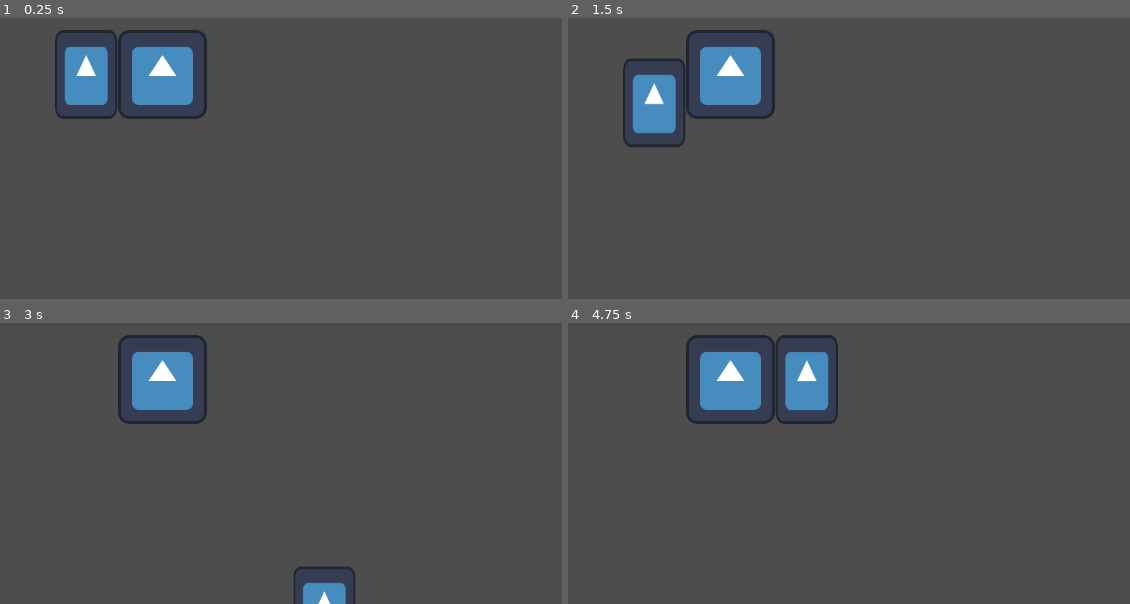
Above: before the commit, frames 1-4 (two rows, left to right).
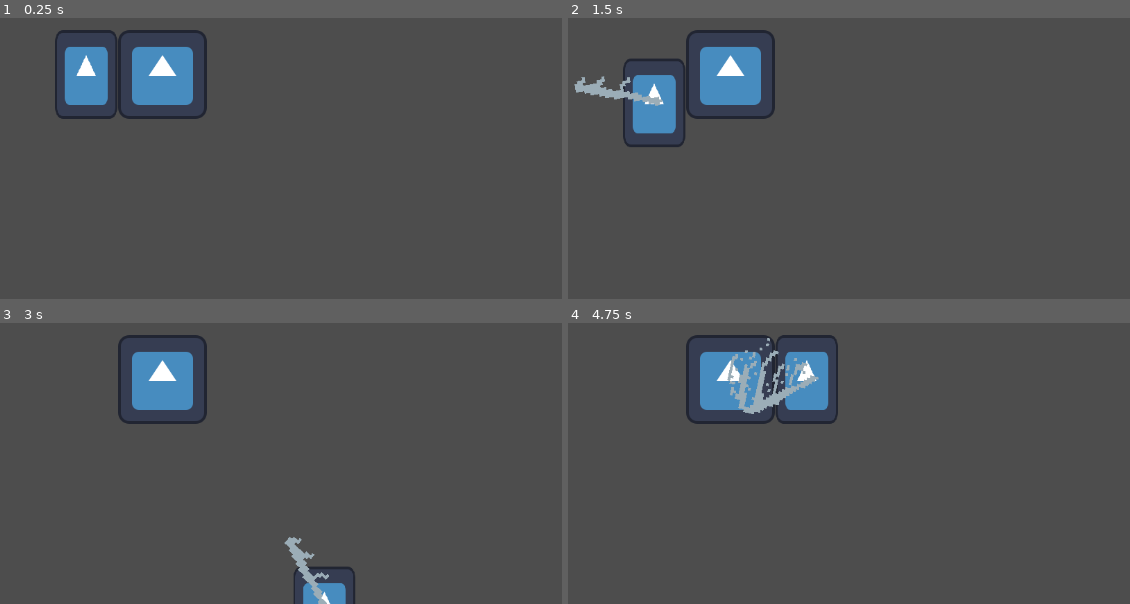
Above: after the commit, the same moments.

Repository: KxUgh/The-Absolution
Game: Godot game, scene res://main.tscn
The game is run twice, just before and just after one commit, with the same random seed, the same clock (stepped at 60 frames per second) and the same inputs. The engine's default icon, where the game draws it, is replaced by a stand-in: a white triangle on a blue panel in a dark square.
Inputs (mouse positions are in pixels of both pictures, inside the frame that each line leads up to):
- Up to frame 1 (0.25 s): no input
- Up to frame 2 (1.5 s): tap Enter at 0.5 s; move the mouse to (905, 51) at 0.52 s; hold D (right) 0.53-1.28 s; click (905, 51) at 0.6 s; move the mouse to (568, 96) at 1.27 s; hold S (down) from 1.28 s (still down); click (568, 96) at 1.35 s
- Up to frame 3 (3 s): move the mouse to (outside the picture) at 2.02 s; release S (down) at 2.03 s; hold D (right) 2.03-2.78 s; click (outside the picture) at 2.1 s; move the mouse to (123, 469) at 2.77 s; hold W (up) from 2.78 s (still down); click (123, 469) at 2.85 s
- Up to frame 4 (4.75 s): move the mouse to (972, 446) at 3.52 s; release W (up) at 3.53 s; hold A (left) from 3.53 s (still down); click (972, 446) at 3.6 s; move the mouse to (outside the picture) at 4.27 s; click (outside the picture) at 4.35 s

The runs differ from the first frame. In frame 1, less than 0.1% of the frame differs, in the area x 13-17%, y 13-20%; in frame 2, 0.6%; in frame 3, 0.5%; in frame 4, 1.2%, in the area x 28-45%, y 5-33%.

Commit message:
Add weapon system

Diff:
--- /dev/null
+++ b/attack.gd
@@ -0,0 +1,2 @@
+class_name Attack
+extends Area2D
--- a/player.gd
+++ b/player.gd
@@ -2,8 +2,13 @@
 
 @export var speed: float
 @export var acceleration: float
+@export var weapon: Weapon
+@export var attack_cooldown: float
+
+@onready var since_last_attack: float = 0
 
 func _physics_process(delta: float) -> void:
+	since_last_attack += delta
 
 	# Get movement input from player
 	# -1 <= x_direction, ydirection <= 1
@@ -15,3 +20,7 @@
 	velocity = lerp(velocity,speed * direction, acceleration * delta)
 
 	move_and_slide()
+
+	if Input.is_action_just_pressed("attack"):
+		var mouse_position: Vector2 = get_global_mouse_position()
+		weapon.attack(position,mouse_position)
--- a/player.tscn
+++ b/player.tscn
@@ -1,15 +1,18 @@
-[gd_scene load_steps=4 format=3 uid="uid://dxregbveel1vb"]
+[gd_scene load_steps=5 format=3 uid="uid://dv80f7odxptib"]
 
 [ext_resource type="Script" path="res://player.gd" id="1_lyb3v"]
 [ext_resource type="Texture2D" uid="uid://b3nihxsijlr51" path="res://icon.svg" id="2_odklq"]
+[ext_resource type="PackedScene" uid="uid://dlxjd57unamns" path="res://sword.tscn" id="3_jdqdq"]
 
 [sub_resource type="RectangleShape2D" id="RectangleShape2D_2r00u"]
 size = Vector2(90, 128)
 
-[node name="Player" type="CharacterBody2D"]
+[node name="Player" type="CharacterBody2D" node_paths=PackedStringArray("weapon")]
 script = ExtResource("1_lyb3v")
 speed = 500.0
 acceleration = 5.0
+weapon = NodePath("Sword")
+attack_cooldown = 0.5
 
 [node name="CollisionShape2D" type="CollisionShape2D" parent="."]
 shape = SubResource("RectangleShape2D_2r00u")
@@ -17,3 +20,5 @@
 [node name="Sprite2D" type="Sprite2D" parent="."]
 scale = Vector2(0.7, 1)
 texture = ExtResource("2_odklq")
+
+[node name="Sword" parent="." instance=ExtResource("3_jdqdq")]
--- a/project.godot
+++ b/project.godot
@@ -41,8 +41,14 @@
 , Object(InputEventKey,"resource_local_to_scene":false,"resource_name":"","device":-1,"window_id":0,"alt_pressed":false …(186 unchanged characters)…
 ]
 }
+attack={
+"deadzone": 0.5,
+"events": [Object(InputEventMouseButton,"resource_local_to_scene":false,"resource_name":"","device":-1,"window_id":0,"alt_pressed":false,"shift_pressed":false,"ctrl_pressed":false,"meta_pressed":false,"button_mask":0,"position":Vector2(0, 0),"global_position":Vector2(0, 0),"factor":1.0,"button_index":1,"canceled":false,"pressed":false,"double_click":false,"script":null)
+]
+}
 
 [rendering]
 
+textures/canvas_textures/default_texture_filter=0
 renderer/rendering_method="gl_compatibility"
 renderer/rendering_method.mobile="gl_compatibility"
--- /dev/null
+++ b/slash.gd
@@ -0,0 +1,7 @@
+extends Attack
+
+@export var sprite: AnimatedSprite2D
+
+func _process(_delta: float) -> void:
+	if not sprite.is_playing():
+		queue_free()
--- /dev/null
+++ b/slash.tscn
@@ -0,0 +1,71 @@
+[gd_scene load_steps=11 format=3 uid="uid://dwsclgjodu1x2"]
+
+[ext_resource type="Texture2D" uid="uid://bp8n8igocm65b" path="res://slash.png" id="1_1tbr3"]
+[ext_resource type="Script" path="res://slash.gd" id="1_a0lvk"]
+
+[sub_resource type="RectangleShape2D" id="RectangleShape2D_0wt3d"]
+size = Vector2(27.5, 159.875)
+
+[sub_resource type="AtlasTexture" id="AtlasTexture_3ecvx"]
+atlas = ExtResource("1_1tbr3")
+region = Rect2(0, 0, 32, 32)
+
+[sub_resource type="AtlasTexture" id="AtlasTexture_rfn7h"]
+atlas = ExtResource("1_1tbr3")
+region = Rect2(32, 0, 32, 32)
+
+[sub_resource type="AtlasTexture" id="AtlasTexture_3om67"]
+atlas = ExtResource("1_1tbr3")
+region = Rect2(64, 0, 32, 32)
+
+[sub_resource type="AtlasTexture" id="AtlasTexture_7pgmi"]
+atlas = ExtResource("1_1tbr3")
+region = Rect2(96, 0, 32, 32)
+
+[sub_resource type="AtlasTexture" id="AtlasTexture_2taaq"]
+atlas = ExtResource("1_1tbr3")
+region = Rect2(128, 0, 32, 32)
+
+[sub_resource type="AtlasTexture" id="AtlasTexture_sn0ar"]
+atlas = ExtResource("1_1tbr3")
+region = Rect2(160, 0, 32, 32)
+
+[sub_resource type="SpriteFrames" id="SpriteFrames_xsqsg"]
+animations = [{
+"frames": [{
+"duration": 1.0,
+"texture": SubResource("AtlasTexture_3ecvx")
+}, {
+"duration": 1.0,
+"texture": SubResource("AtlasTexture_rfn7h")
+}, {
+"duration": 1.0,
+"texture": SubResource("AtlasTexture_3om67")
+}, {
+"duration": 1.0,
+"texture": SubResource("AtlasTexture_7pgmi")
+}, {
+"duration": 1.0,
+"texture": SubResource("AtlasTexture_2taaq")
+}, {
+"duration": 1.0,
+"texture": SubResource("AtlasTexture_sn0ar")
+}],
+"loop": false,
+"name": &"default",
+"speed": 15.0
+}]
+
+[node name="Slash" type="Area2D" node_paths=PackedStringArray("sprite")]
+script = ExtResource("1_a0lvk")
+sprite = NodePath("AnimatedSprite2D")
+
+[node name="CollisionShape2D" type="CollisionShape2D" parent="."]
+position = Vector2(104.75, 0)
+shape = SubResource("RectangleShape2D_0wt3d")
+
+[node name="AnimatedSprite2D" type="AnimatedSprite2D" parent="."]
+position = Vector2(48, -1)
+scale = Vector2(4, 4)
+sprite_frames = SubResource("SpriteFrames_xsqsg")
+autoplay = "default"
--- /dev/null
+++ b/sword.gd
@@ -0,0 +1,16 @@
+extends Weapon
+
+@export var sprite: AnimatedSprite2D
+@export var slash: PackedScene
+
+func _process(delta: float) -> void:
+	since_last_attack += delta
+
+func attack(origin_position: Vector2, target_position: Vector2) -> void:
+	if since_last_attack < weapon_cooldown:
+		return
+	since_last_attack = 0
+	var angle: float = origin_position.angle_to_point(target_position)
+	var slash_instance: Attack = slash.instantiate()
+	slash_instance.rotation = angle
+	add_child(slash_instance)
--- /dev/null
+++ b/sword.tscn
@@ -0,0 +1,9 @@
+[gd_scene load_steps=3 format=3 uid="uid://dlxjd57unamns"]
+
+[ext_resource type="Script" path="res://sword.gd" id="1_agw7x"]
+[ext_resource type="PackedScene" uid="uid://dwsclgjodu1x2" path="res://slash.tscn" id="2_ea361"]
+
+[node name="Sword" type="Node2D" node_paths=PackedStringArray("sprite")]
+script = ExtResource("1_agw7x")
+sprite = NodePath("")
+slash = ExtResource("2_ea361")
--- /dev/null
+++ b/weapon.gd
@@ -0,0 +1,11 @@
+# A virtual class which allows for a modular weapon system
+
+class_name Weapon
+extends Node2D
+
+@export var weapon_cooldown: float
+
+var since_last_attack: float = 0
+
+func attack(_origin_position: Vector2, _target_position: Vector2) -> void:
+	pass
Not shown: 1 places in main.tscn that only renumber resources
Binary file added: slash.png
Not shown, added: slash.png.import
